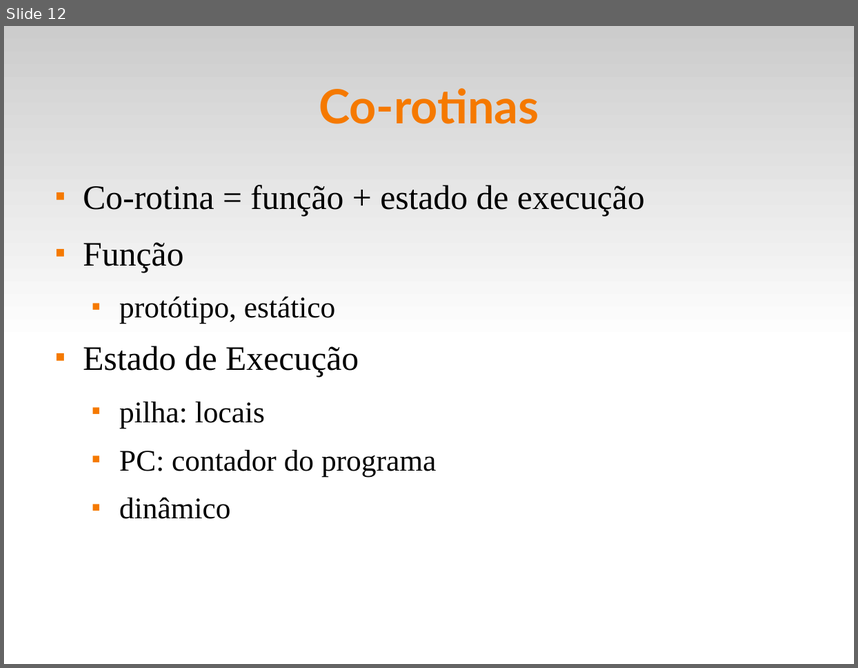
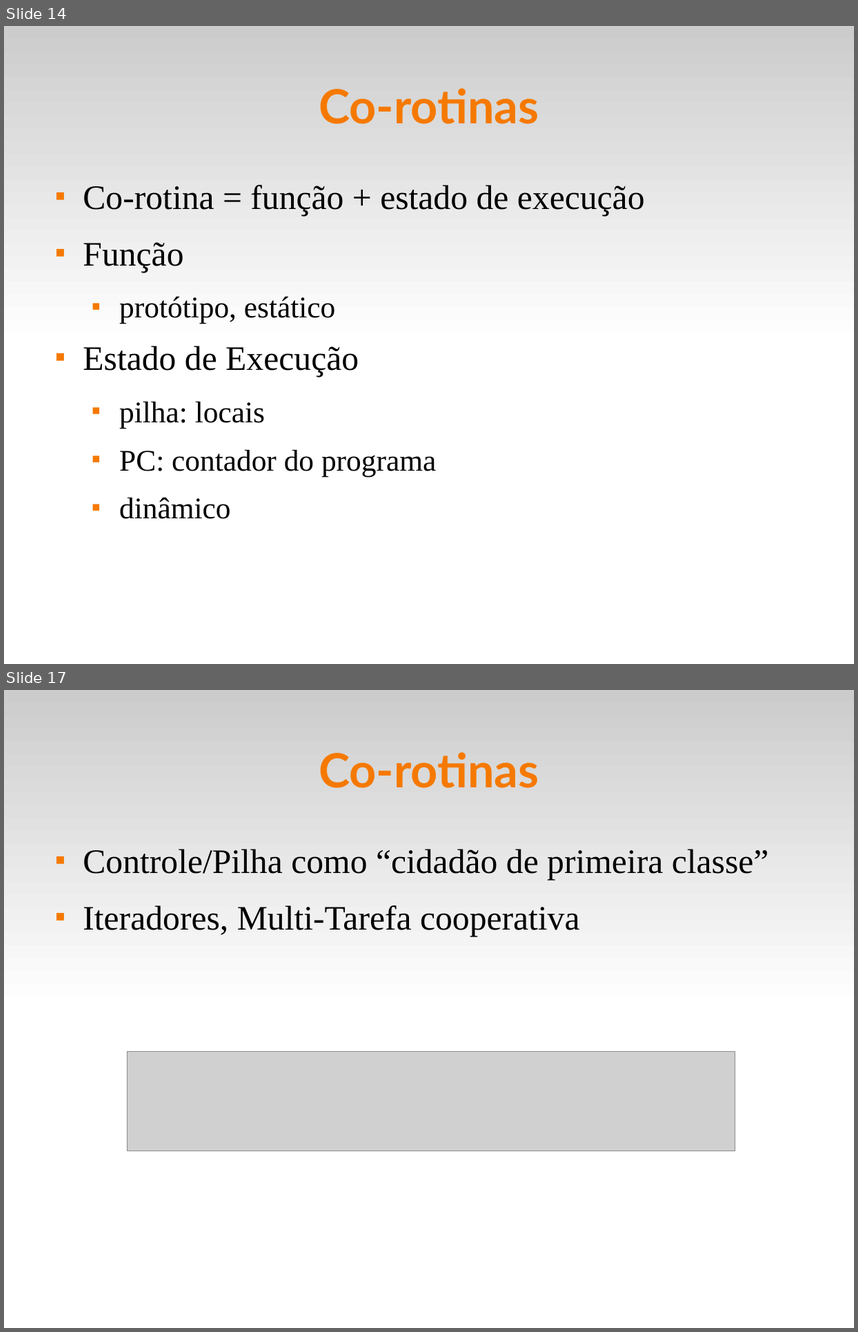
Before and after one commit to fsantanna-uerj/EDL, a slide deck: slides/edl-08-closures-coroutines.odp. Shown one above the other, each under a label of ours: slide 12 before the commit, slides 14 and 17 after it; the slides between them are not shown. The pictures are 858x668 and 858x1332 pixels, drawn with LibreOffice and Linux fonts; fonts in the diff are those of the drawing; grey boxes stand for pictures. Boxes give left, top, right and bottom in pixels: in the first picture for what was removed or moved away, otherwise in the second. Text is boxed around its words. In the diff, an @@ line names an element or a change of style, - is before the commit and + after.

```diff
--- a/slides/edl-08-closures-coroutines.odp
+++ b/slides/edl-08-closures-coroutines.odp
@@ slide 17 added at [4,690,854,1328], background #FFFFFF; not listed: 1 template element that a slide beside it also shows @@
@@ title added at [319,752,539,788], 44 pt, text #F57900, bold @@
+Co-rotinas
@@ text added at [83,849,769,936], 32 pt, text #000000 @@
+■ Controle/Pilha como “cidadão de primeira classe”
+■ Iteradores, Multi-Tarefa cooperativa
@@ picture added at [128,1051,735,1150] @@
@@ what was slide 12 is now slide 14 @@
```
Also in this commit, not shown: 5 other slides added, 9 other files.
